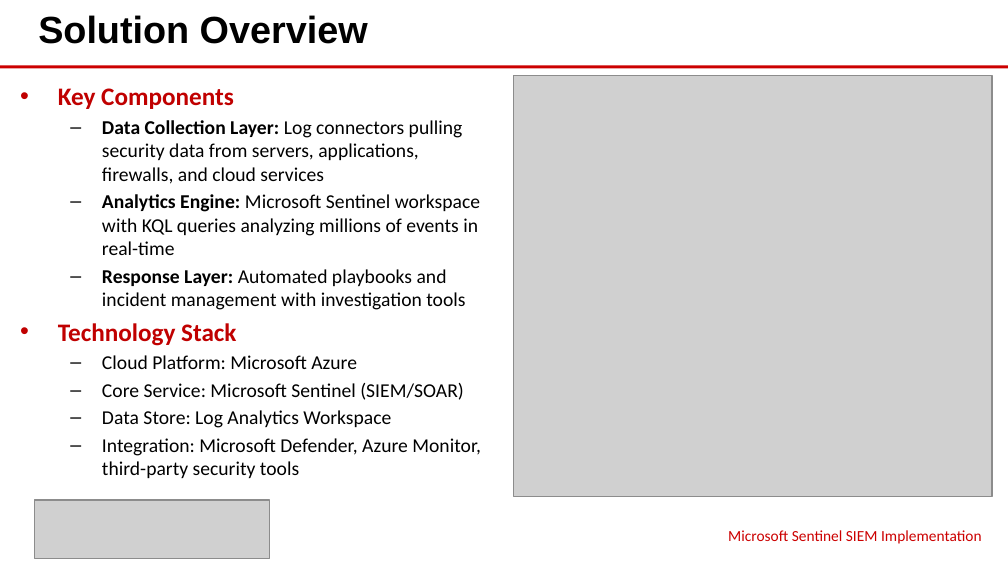
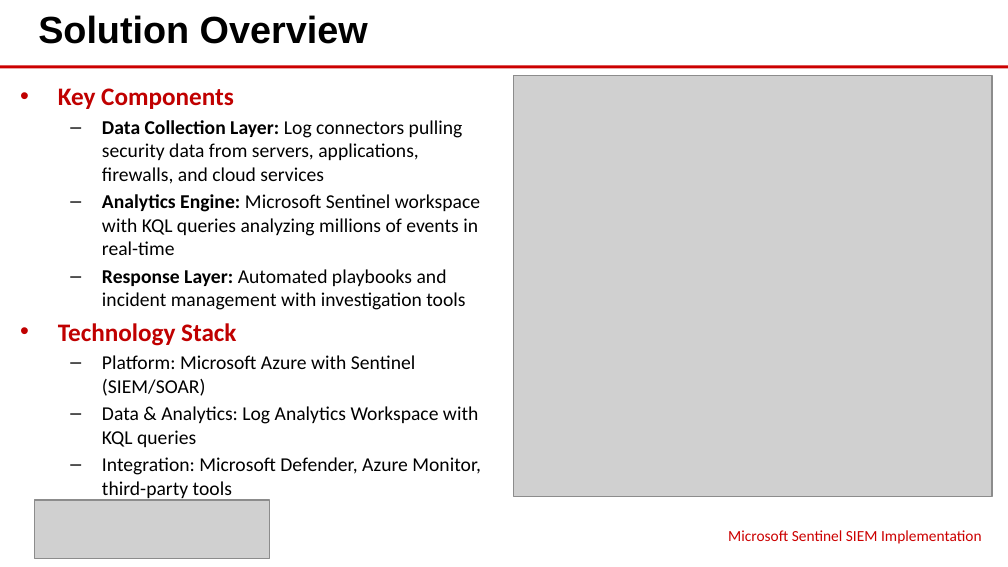
Before and after one commit to eoframework/solutions, a slide deck: slide 4 of solutions/azure/cyber-security/sentinel-siem/presales/solution-briefing.pptx. Drawn at 1008x567 pixels with LibreOffice and Linux fonts; fonts in the diff are those of the drawing; grey boxes stand for pictures. Boxes give left, top, right and bottom in pixels: in the first picture for what was removed or moved away, otherwise in the second. Text is boxed around its words. In the diff, an @@ line names an element or a change of style, - is before the commit and + after.

```diff
--- a/solutions/azure/cyber-security/sentinel-siem/presales/solution-briefing.pptx
+++ b/solutions/azure/cyber-security/sentinel-siem/presales/solution-briefing.pptx
@@ text at <box>102,355,481,501</box>: text changed @@
-  – Cloud Platform: Microsoft Azure
-  – Core Service: Microsoft Sentinel (SIEM/SOAR)
-  – Data Store: Log Analytics Workspace
-  – Integration: Microsoft Defender, Azure Monitor, third-party security tools
+  – Platform: Microsoft Azure with Sentinel (SIEM/SOAR)
+  – Data & Analytics: Log Analytics Workspace with KQL queries
+  – Integration: Microsoft Defender, Azure Monitor, third-party tools
```
Also in this commit, not shown: 9 other files.
